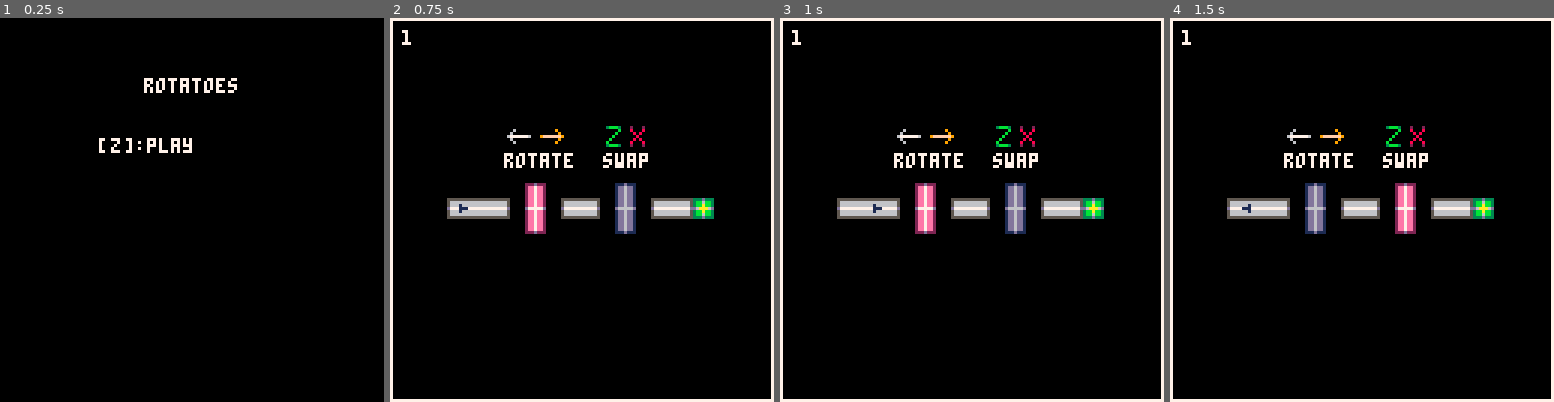
Above: before the commit, frames 1-4 (left to right).
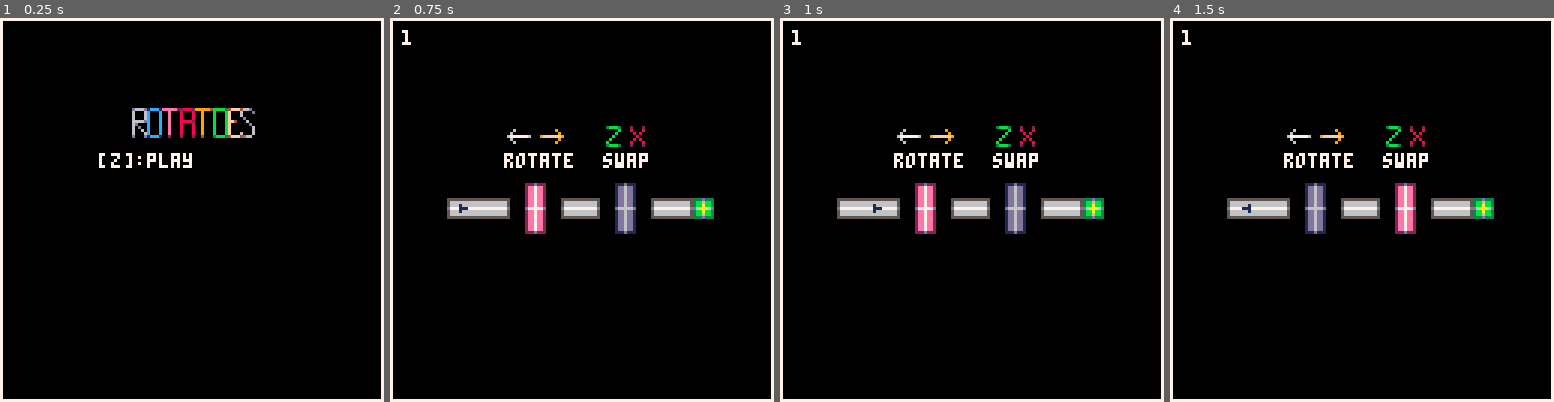
Above: after the commit, the same moments.

Repository: kreludan/rotatoes
Game: PICO-8 cartridge rotatoes.p8
Same seed, same stepped clock (60 frames per second), same inputs: the game is played once before the commit and once after it.
Inputs:
- Up to frame 1 (0.25 s): no input
- Up to frame 2 (0.75 s): tap X (X key) at 0.33 s; tap O (Z key) at 0.7 s
- Up to frame 3 (1 s): no input
- Up to frame 4 (1.5 s): tap X (X key) at 1.07 s

The runs differ from the first frame. In frame 1, 5.4% of the frame differs, in the area x 0-100%, y 0-100%; in frame 2, nothing differs; in frame 3, nothing differs; in frame 4, nothing differs.

Commit message:
Cute lil logo

Diff:
--- a/rotatoes.p8
+++ b/rotatoes.p8
@@ -1196,10 +1196,11 @@
 --menu
 function generate_main_menu()
   cls()
+  _draw_ui_elements()
   level_state = "menu"
   level_num = 1
-  print("rotatoes", 48, 20, 7)
-  print("[z]:play", 33, 40, 7)
+  sspr(0, 37, 41, 10, 44, 30)
+  print("[z]:play", 33, 45, 7)
 end
 
 function handle_menu_input()
@@ -1362,3 +1363,13 @@
 0b000008080000000000000000000000000000000000000000000000000000000000000000000000000000000000000000000000000000000000000000000000
 b0000080008000000000000000000000000000000000000000000000000000000000000000000000000000000000000000000000000000000000000000000000
 3bbb3020002000000000000000000000000000000000000000000000000000000000000000000000000000000000000000000000000000000000000000000000
+d666d1ccc1eeeee228882999994bbbb34fff466d0000000000000000000000000000000000000000000000000000000000000000000000000000000000000000
+60006c000c00e00080008009000b000bf0006000d000000000000000000000000000000000000000000000000000000000000000000000000000000000000000
+60006c000c00e00080008009000b000bf00060000000000000000000000000000000000000000000000000000000000000000000000000000000000000000000
+60006c000c00e00080008009000b000bf0000d000000000000000000000000000000000000000000000000000000000000000000000000000000000000000000
+6666dc000c00e00088882009000b000bff4000600000000000000000000000000000000000000000000000000000000000000000000000000000000000000000
+6d000c000c00e00080008009000b000bf000000d0000000000000000000000000000000000000000000000000000000000000000000000000000000000000000
+60d00c000c00e00080008009000b000bf00000006000000000000000000000000000000000000000000000000000000000000000000000000000000000000000
+60060c000c00e00080008009000b000bf00000006000000000000000000000000000000000000000000000000000000000000000000000000000000000000000
+60006c000c00e00080008009000b000bf00060006000000000000000000000000000000000000000000000000000000000000000000000000000000000000000
+d000d1ccc1002000200020040003bbb34fff4d660000000000000000000000000000000000000000000000000000000000000000000000000000000000000000
--- a/src/5.menu.lua
+++ b/src/5.menu.lua
@@ -1,9 +1,10 @@
 function generate_main_menu()
   cls()
+  _draw_ui_elements()
   level_state = "menu"
   level_num = 1
-  print("rotatoes", 48, 20, 7)
-  print("[z]:play", 33, 40, 7)
+  sspr(0, 37, 41, 10, 44, 30)
+  print("[z]:play", 33, 45, 7)
 end
 
 function handle_menu_input()
